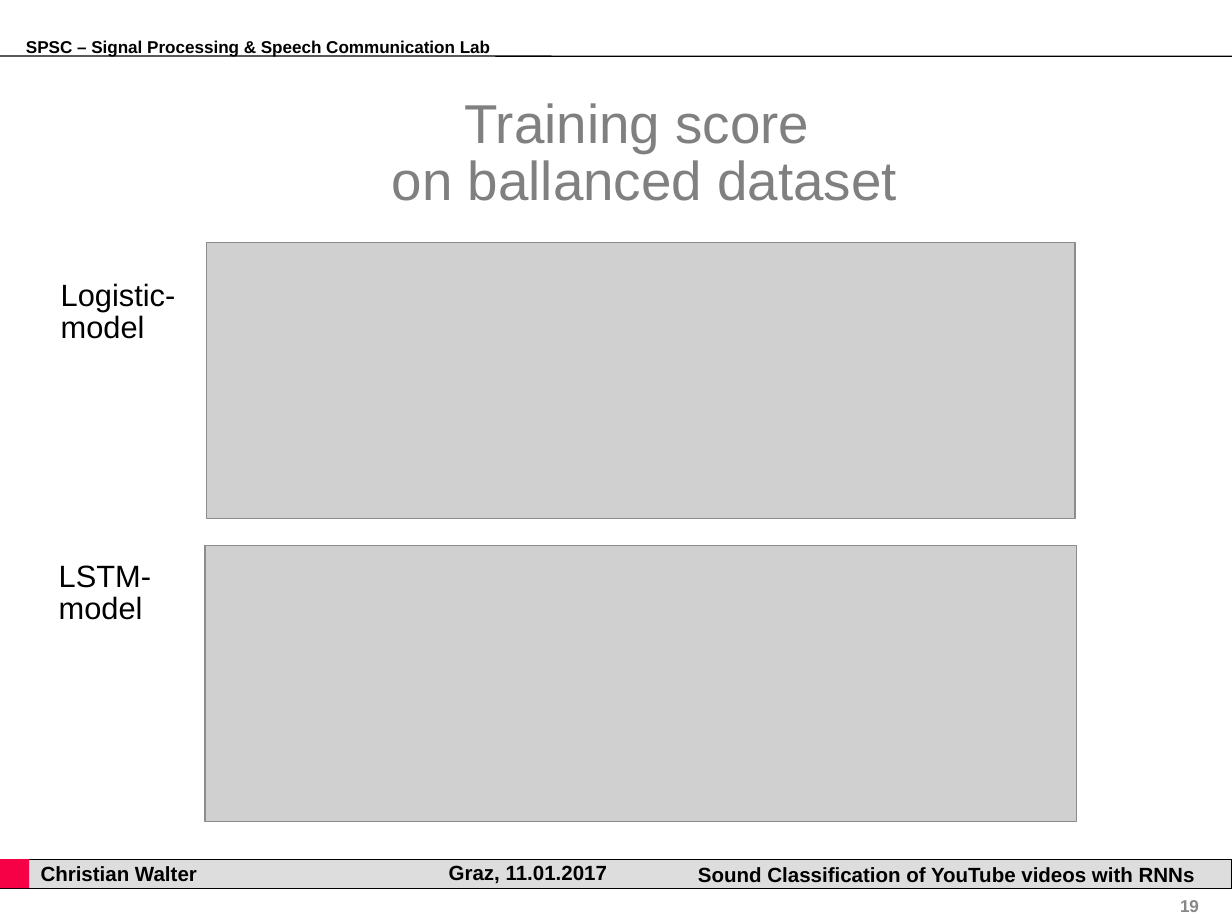
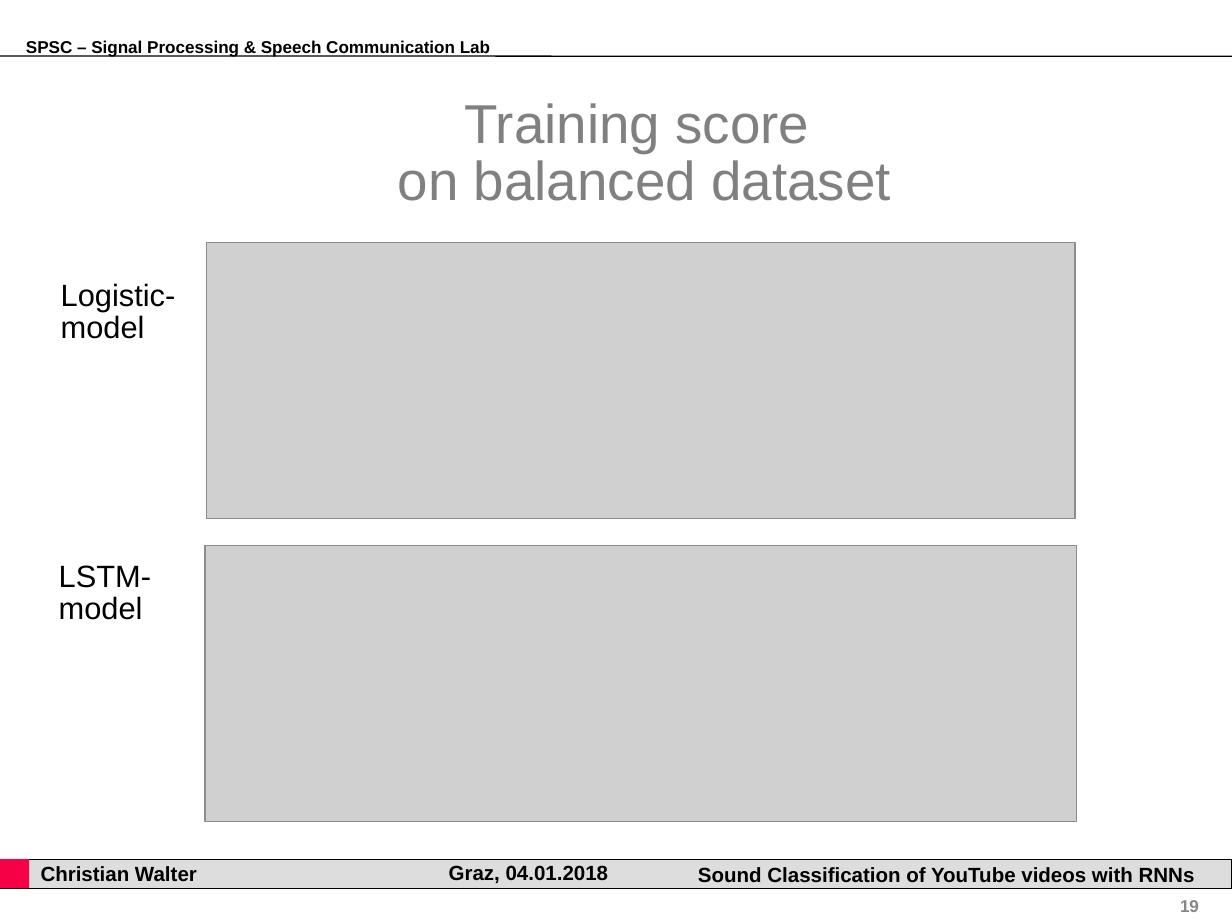
Before and after one commit to gartenschlaefer/present, a slide deck: slide 19 of bachelor_thesis/bachelor_thesis.ppt. Drawn at 1232x924 pixels with LibreOffice and Linux fonts; fonts in the diff are those of the drawing; grey boxes stand for pictures; background and template pictures are left out. Boxes give left, top, right and bottom in pixels: in the first picture for what was removed or moved away, otherwise in the second. Text is boxed around its words. In the diff, an @@ line names an element or a change of style, - is before the commit and + after.

```diff
--- a/bachelor_thesis/bachelor_thesis.ppt
+++ b/bachelor_thesis/bachelor_thesis.ppt
@@ title at box(398, 103, 891, 201): text changed @@
-Training score
-on ballanced dataset
+Training score
+on balanced dataset
@@ text at box(449, 865, 609, 883): text changed @@
-Graz, 11.01.2017
+Graz, 04.01.2018
```
Also in this commit, not shown: 21 other slides changed, 4 slides added, 3 slides removed, 10 other files.
